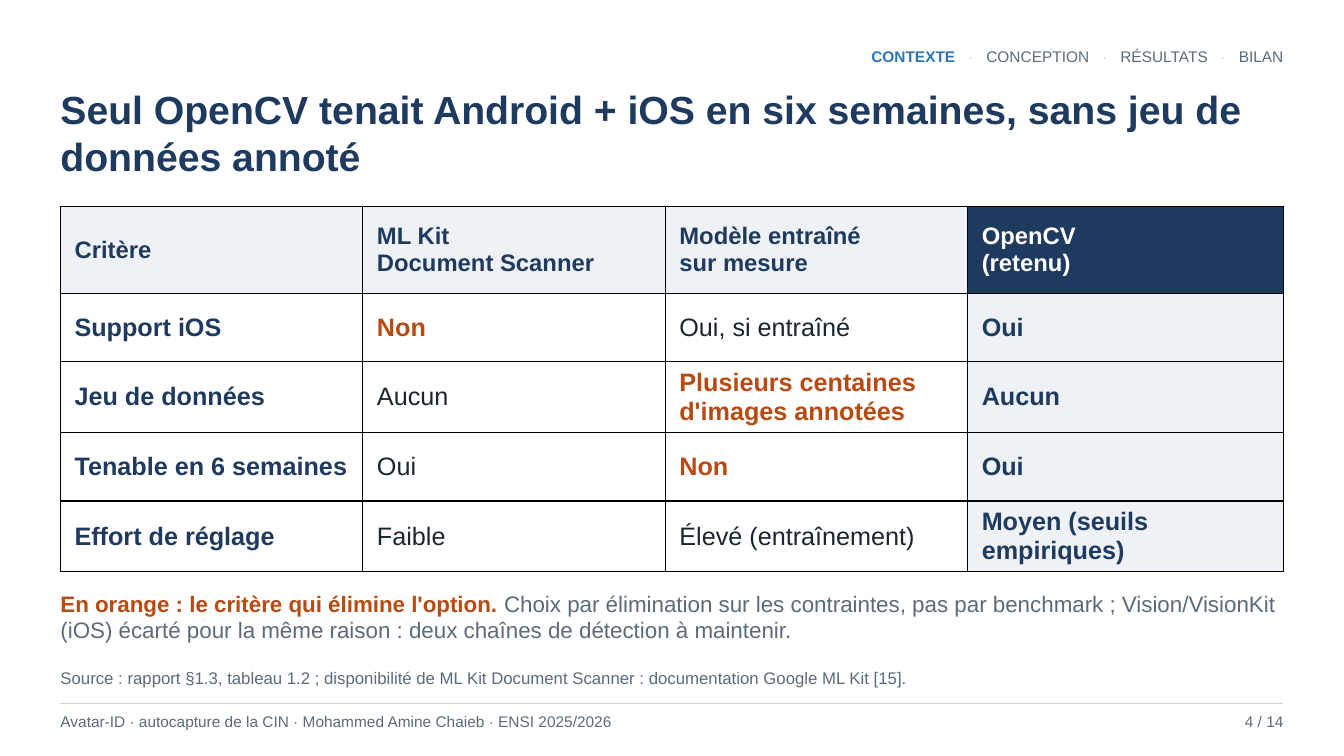
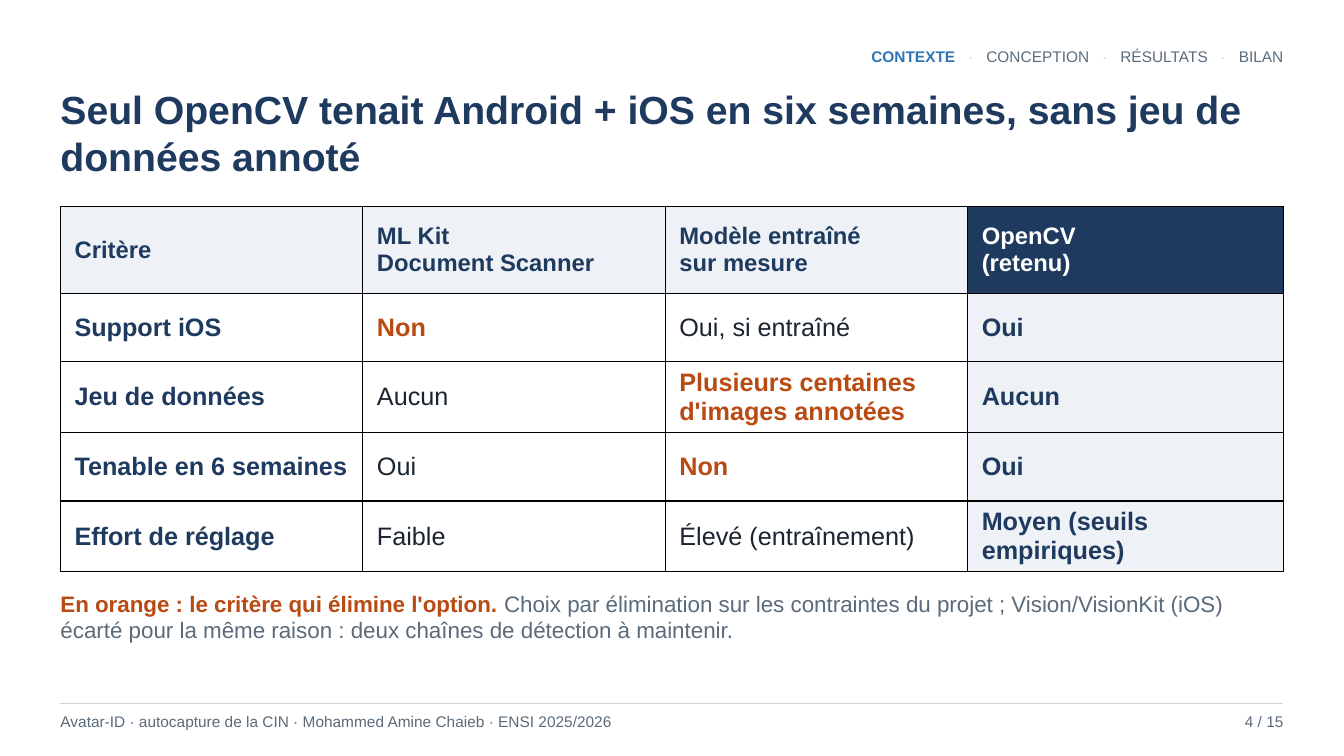
Before and after one commit to mohammedaminechaieb/detection_cin, a slide deck: slide 4 of Soutenance_Stage_ENSI_Final.pptx. Drawn at 1344x756 pixels with LibreOffice and Linux fonts; fonts in the diff are those of the drawing. Boxes give left, top, right and bottom in pixels: in the first picture for what was removed or moved away, otherwise in the second. Text is boxed around its words. In the diff, an @@ line names an element or a change of style, - is before the commit and + after.

```diff
--- a/Soutenance_Stage_ENSI_Final.pptx
+++ b/Soutenance_Stage_ENSI_Final.pptx
@@ text at (60, 595, 1223, 643): text changed @@
-En orange : le critère qui élimine l'option. Choix par élimination sur les contraintes, pas par benchmark ; Vision/VisionKit (iOS) écarté pour la même raison : deux chaînes de détection à maintenir.
+En orange : le critère qui élimine l'option. Choix par élimination sur les contraintes du projet ; Vision/VisionKit (iOS) écarté pour la même raison : deux chaînes de détection à maintenir.
@@ text removed at (60, 671, 907, 688) @@
-Source : rapport §1.3, tableau 1.2 ; disponibilité de ML Kit Document Scanner : documentation Google ML Kit [15].
@@ text at (1245, 716, 1283, 727): text changed @@
-4 / 14
+4 / 15
```
Also in this commit, not shown: 13 other slides changed, 4 slides added, 3 slides removed, 3 other files.
